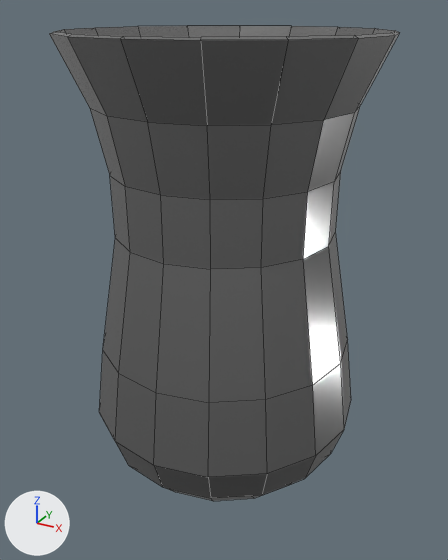
The FBX model Assets/3D Assets/TeaGlasses/TeaGlass(empty).fbx: old version first, new version second.
Rendered twice from a 50 mm lens placed at (0.349, -0.638, 0.544), pointed at (0.001, -0.005, 0.227). The lights are fixed; the arrows at lower left show +X, +Y and +Z. Mesh edges are drawn as thin lines. Where no turn or scale is listed for an object, it has been applied to the vertices.

The scene before the commit, as lines of its bpy script (objects in view):
```python
me_teaglass = bpy.data.meshes.new('TeaGlass')
me_teaglass.from_pydata(...)  # 288 vertices, 274 faces; spans x -0.185..0.185, y -0.185..0.185, z -0.039..0.521
me_teaglass.materials.append(mat_glass)  # grey #8c8c8c
ob_teaglass = bpy.data.objects.new('TeaGlass', me_teaglass)
ob_teaglass.location = (0.0, 0.0, 0.0)
```
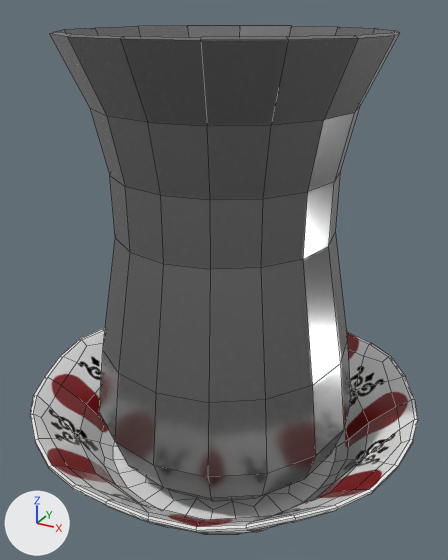
Patch to the scene script:
```diff
--- a/Assets/3D Assets/TeaGlasses/TeaGlass(empty).fbx.py
+++ b/Assets/3D Assets/TeaGlasses/TeaGlass(empty).fbx.py
@@ img_tea_metallic_jpg @@
+img_tea_metallic_jpg = load_image('Tea_Metallic.jpg', '_unpacked/Tea_Metallic.jpg', 2048, 2048, 'Non-Color')
@@ img_tea_roughness_jpg @@
+img_tea_roughness_jpg = load_image('Tea_Roughness.jpg', '_unpacked/Tea_Roughness.jpg', 2048, 2048, 'Non-Color')
@@ img_tea_basecolor_jpg @@
+img_tea_basecolor_jpg = load_image('Tea_BaseColor.jpg', '_unpacked/Tea_BaseColor.jpg', 2048, 2048, 'sRGB')
@@ img_tea_normal_jpg @@
+img_tea_normal_jpg = load_image('Tea_Normal.jpg', '_unpacked/Tea_Normal.jpg', 2048, 2048, 'Non-Color')
@@ mat_teacoater @@
+mat_teacoater = bpy.data.materials.new('TeaCoater')
+# uses the picture img_tea_basecolor_jpg
+# uses the picture img_tea_metallic_jpg
+# uses the picture img_tea_normal_jpg
+# uses the picture img_tea_roughness_jpg
@@ me_teaglasscoater @@
+me_teaglasscoater.from_pydata(...)  # 490 vertices, 488 faces; spans x -0.257..0.256, y -0.258..0.256, z -0.046..0.071
+me_teaglasscoater.materials.append(mat_teacoater)
@@ ob_teaglasscoater @@
+ob_teaglasscoater = bpy.data.objects.new('TeaGlassCoater', me_teaglasscoater)
+ob_teaglasscoater.location = (0.0, 0.0, 0.0)
```

Boxes (x1, y1, x2, y2) around the edits, measured in the pictures (448 x 560 px):
'TeaGlassCoater', added: after (30, 328, 418, 534)
